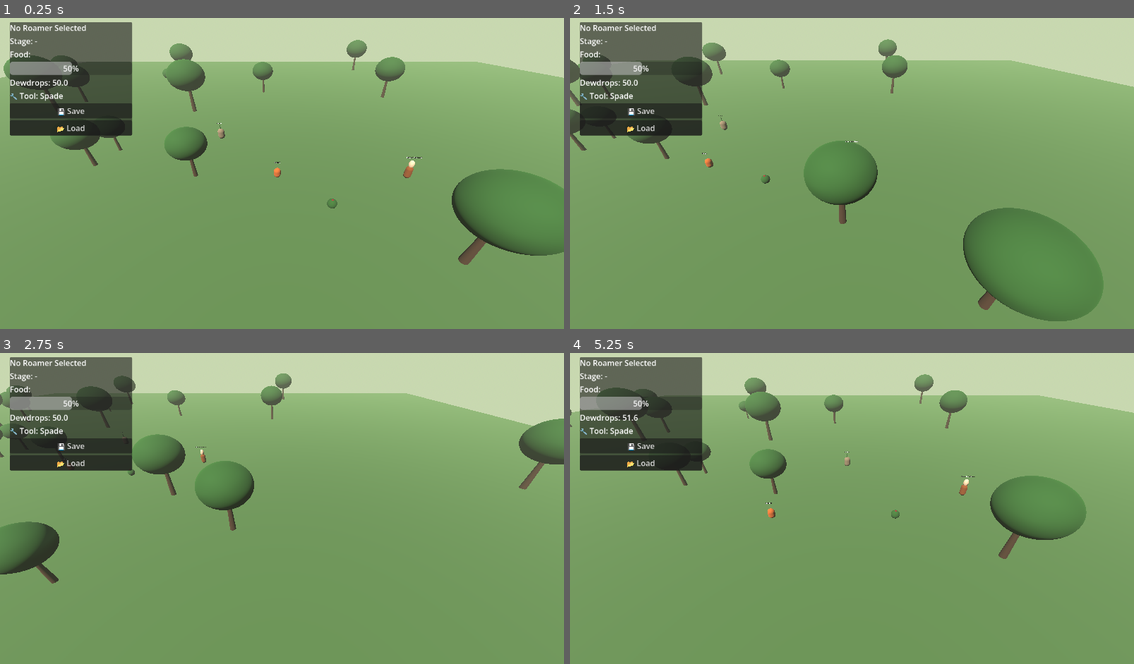
Above: before the commit, frames 1-4 (two rows, left to right).
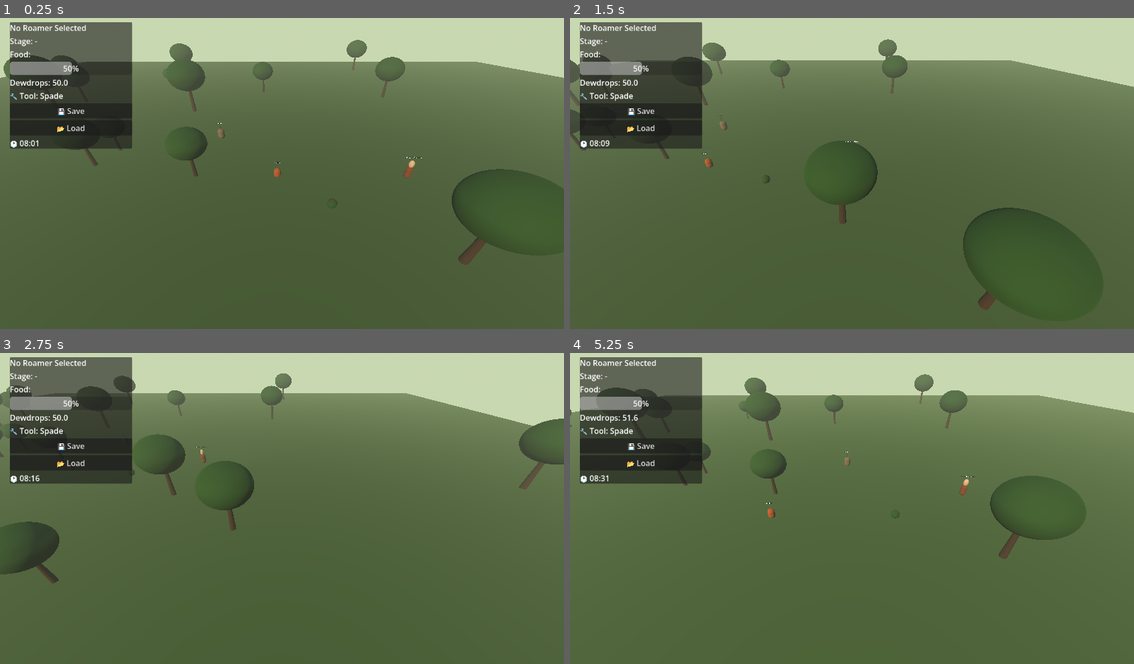
Above: after the commit, the same moments.

Repository: Ronana/Habitat
Game: Godot game, scene res://scenes/garden.tscn
Two runs of this game, one before a commit and one after it. Both use one fixed random seed, a clock stepped at 60 frames per second and the inputs below.
Inputs (mouse positions are in pixels of both pictures, inside the frame that each line leads up to):
- Up to frame 1 (0.25 s): no input
- Up to frame 2 (1.5 s): tap Enter at 0.5 s; move the mouse to (976, 154) at 0.52 s; hold Right (ui_right) 0.53-1.28 s; hold Shift 0.53-1.28 s; click (976, 154) at 0.67 s; move the mouse to (739, 185) at 1.27 s; hold Down (ui_down) from 1.28 s (still down); tap Alt at 1.35 s
- Up to frame 3 (2.75 s): move the mouse to (338, 436) at 2.02 s; release Down (ui_down) at 2.03 s; hold Right (ui_right) from 2.03 s (still down); hold Shift from 2.03 s (still down)
- Up to frame 4 (5.25 s): move the mouse to (823, 567) at 2.77 s; release Right (ui_right) at 2.78 s; release Shift at 2.78 s; hold Up (ui_up) 2.78-3.53 s; tap Alt at 2.85, 4.35 s; click (823, 567) at 2.92 s; move the mouse to (1021, 552) at 3.52 s; hold Shift 3.53-4.28 s; hold Left (ui_left) 3.53-5.03 s; move the mouse to (682, 458) at 4.27 s; move the mouse to (880, 505) at 5.02 s; hold Down (ui_down) from 5.03 s (still down); hold Shift from 5.03 s (still down); click (880, 505) at 5.17 s

The runs differ from the first frame. In frame 1, 78% of the frame differs, in the area x 0-100%, y 7-100%; in frame 2, 79%; in frame 3, 78%; in frame 4, 79%, in the area x 0-100%, y 6-100%.

Commit message:
Day and night cycle with dynamic lighting and sky colours

Diff:
--- a/habitat/project.godot
+++ b/habitat/project.godot
@@ -19,6 +19,7 @@
 
 CurrencyManager="*uid://ccba6g3pxf5bi"
 SaveManager="*uid://b2nj4vpst24mr"
+DayNightManager="*uid://dh04x65kqofja"
 
 [physics]
 
--- a/habitat/scenes/roamer_ui.tscn
+++ b/habitat/scenes/roamer_ui.tscn
@@ -48,6 +48,10 @@
 layout_mode = 2
 text = "📂 Load"
 
+[node name="ClockLabel" type="Label" parent="Panel/VBoxContainer" unique_id=1438484049]
+layout_mode = 2
+text = "🕐 08:00"
+
 [node name="ShopPanel" type="PanelContainer" parent="." unique_id=1357719498]
 visible = false
 custom_minimum_size = Vector2(300, 400)
--- /dev/null
+++ b/habitat/scripts/day_night_manager.gd
@@ -0,0 +1,117 @@
+extends Node
+
+signal time_changed(hour)
+
+# 24 minute real day = 1 game day (adjustable)
+var day_length_seconds: float = 240.0
+var current_time: float = 8.0 # Start at 8am
+var is_paused: bool = false
+
+# References set by garden
+var sun: DirectionalLight3D
+var environment: Environment
+
+# Colour curves for sky throughout the day
+var sky_colours = {
+	0:  Color(0.02, 0.02, 0.08),  # Midnight — deep blue black
+	5:  Color(0.4, 0.2, 0.1),     # Dawn — warm orange
+	8:  Color(0.6, 0.8, 1.0),     # Morning — pale blue
+	12: Color(0.5, 0.7, 1.0),     # Noon — bright blue
+	17: Color(0.9, 0.5, 0.2),     # Sunset — golden orange
+	20: Color(0.1, 0.05, 0.15),   # Dusk — purple
+	24: Color(0.02, 0.02, 0.08),  # Midnight — deep blue black
+}
+
+var sun_colours = {
+	0:  Color(0.0, 0.0, 0.0),
+	5:  Color(1.0, 0.5, 0.2),
+	8:  Color(1.0, 0.9, 0.7),
+	12: Color(1.0, 1.0, 0.95),
+	17: Color(1.0, 0.6, 0.2),
+	20: Color(0.3, 0.1, 0.2),
+	24: Color(0.0, 0.0, 0.0),
+}
+
+var sun_energy = {
+	0:  0.0,
+	5:  0.3,
+	8:  0.8,
+	12: 1.8,
+	17: 1.0,
+	20: 0.2,
+	24: 0.0,
+}
+
+func _process(delta):
+	if is_paused:
+		return
+
+	# Advance time
+	var time_per_second = 24.0 / day_length_seconds
+	current_time += time_per_second * delta
+	if current_time >= 24.0:
+		current_time = 0.0
+		emit_signal("time_changed", current_time)
+
+	update_lighting()
+
+func update_lighting():
+	if not sun or not environment:
+		return
+
+	# Rotate sun across sky
+	var sun_angle = (current_time / 24.0) * 360.0 - 90.0
+	sun.rotation_degrees.x = -sun_angle
+
+	# Interpolate sun colour and energy
+	sun.light_color = get_interpolated_colour(sun_colours, current_time)
+	sun.light_energy = get_interpolated_float(sun_energy, current_time)
+
+	# Interpolate ambient light colour
+	environment.ambient_light_color = get_interpolated_colour(sky_colours, current_time)
+	environment.ambient_light_energy = lerp(0.1, 0.5, sin((current_time / 24.0) * PI))
+
+func get_interpolated_colour(colour_map: Dictionary, time: float) -> Color:
+	var keys = colour_map.keys()
+	keys.sort()
+
+	var prev_key = keys[0]
+	var next_key = keys[keys.size() - 1]
+
+	for key in keys:
+		if time >= key:
+			prev_key = key
+		else:
+			next_key = key
+			break
+
+	if prev_key == next_key:
+		return colour_map[prev_key]
+
+	var t = (time - prev_key) / (next_key - prev_key)
+	return colour_map[prev_key].lerp(colour_map[next_key], t)
+
+func get_interpolated_float(float_map: Dictionary, time: float) -> float:
+	var keys = float_map.keys()
+	keys.sort()
+
+	var prev_key = keys[0]
+	var next_key = keys[keys.size() - 1]
+
+	for key in keys:
+		if time >= key:
+			prev_key = key
+		else:
+			next_key = key
+			break
+
+	if prev_key == next_key:
+		return float_map[prev_key]
+
+	var t = (time - prev_key) / (next_key - prev_key)
+	return lerp(float_map[prev_key], float_map[next_key], t)
+
+func get_time_string() -> String:
+	var hours = int(current_time)
+	var minutes = int((current_time - hours) * 60)
+	return "%02d:%02d" % [hours, minutes]
--- a/habitat/scripts/garden.gd
+++ b/habitat/scripts/garden.gd
@@ -9,7 +9,13 @@
 func _ready():
 	scatter_trees()
 
-	# Try to load a save — if none exists start fresh
+	# Connect day night manager to scene lights
+	var sun = get_node("DirectionalLight3D")
+	var env = get_node("WorldEnvironment").environment
+	DayNightManager.sun = sun
+	DayNightManager.environment = env
+
+	# Try to load save
 	var loaded = SaveManager.load_game(self)
 	if not loaded:
 		print("Fresh wilderness — no save found")
--- a/habitat/scripts/roamer_ui.gd
+++ b/habitat/scripts/roamer_ui.gd
@@ -26,6 +26,9 @@
 func _process(_delta):
 	if tracked_roamer:
 		update_ui()
+
+	# Day/Night Cycle
+	$Panel/VBoxContainer/ClockLabel.text = "🕐 " + DayNightManager.get_time_string()
 
 func show_roamer(roamer):
 	tracked_roamer = roamer
Not shown, added: habitat/scripts/day_night_manager.gd.uid
